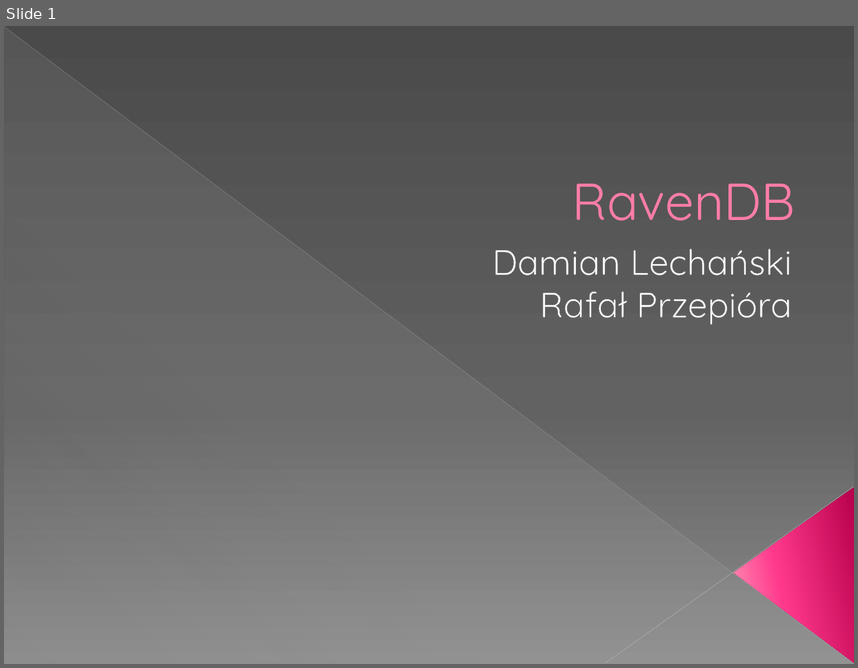
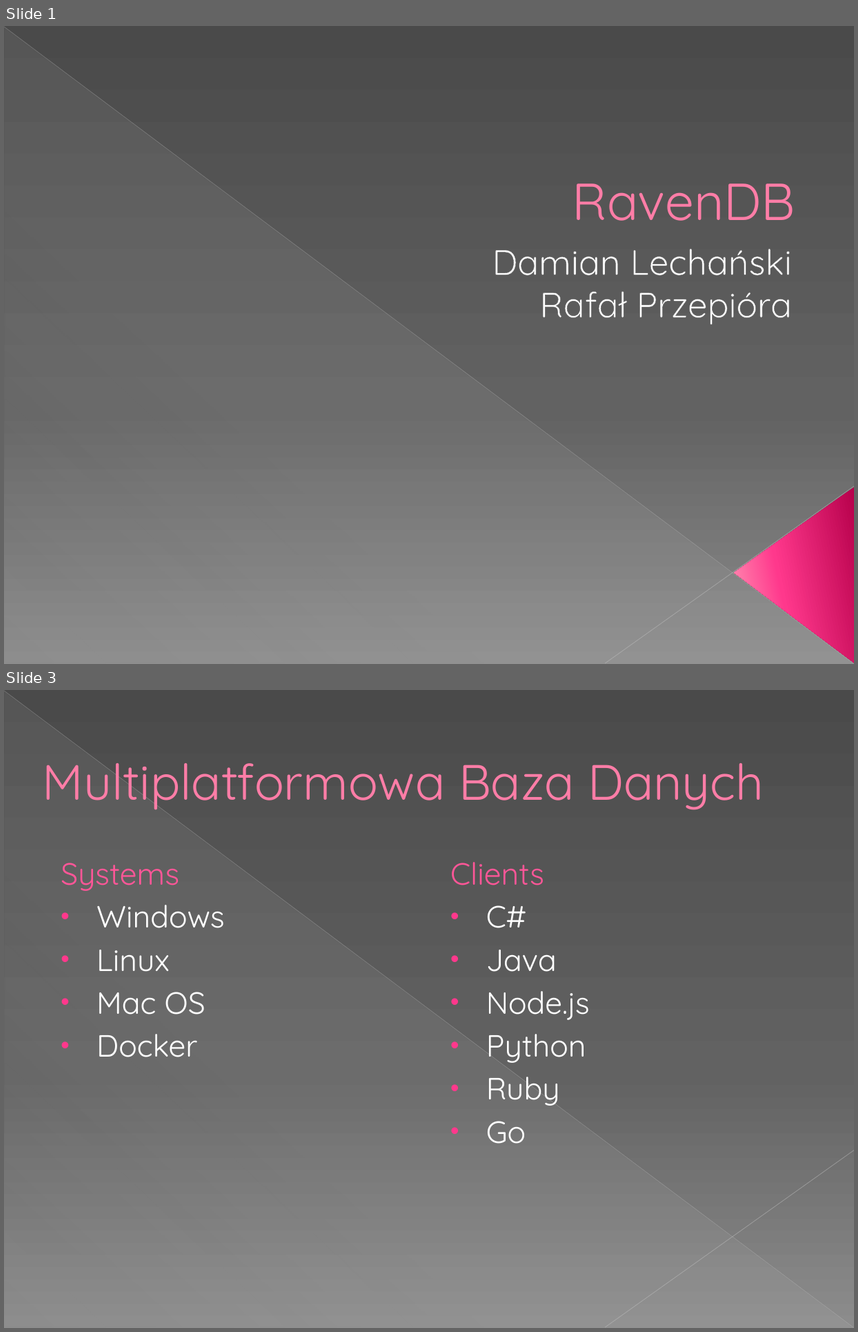
Before and after one commit to lechu7/RavenDB, a slide deck: RavenDB - prezentacja.pptx. Shown one above the other, each under a label of ours: slide 1 before the commit, slides 1 and 3 after it; the slides between them are not shown. The pictures are 858x668 and 858x1332 pixels, drawn with LibreOffice and Linux fonts; fonts in the diff are those of the drawing. Boxes give left, top, right and bottom in pixels: in the first picture for what was removed or moved away, otherwise in the second. Text is boxed around its words. In the diff, an @@ line names an element or a change of style, - is before the commit and + after.

```diff
--- a/RavenDB - prezentacja.pptx
+++ b/RavenDB - prezentacja.pptx
@@ slide 3 added at bbox=[4, 690, 854, 1328], background gradient #4A4A4A to #626262 to #8C8C8C; not listed: 3 template elements that a slide beside it also shows @@
@@ title added at bbox=[43, 763, 764, 810], 42 pt, text #FF7DA7 @@
+Multiplatformowa Baza Danych
@@ text added at bbox=[61, 862, 225, 1057], 26 pt, text #FFFFFF @@
+Systems
+• Windows
+• Linux
+• Mac OS
+• Docker
@@ text added at bbox=[450, 862, 590, 1143], 26 pt, text #FFFFFF @@
+Clients
+• C#
+• Java
+• Node.js
+• Python
+• Ruby
+• Go
```
Also in this commit, not shown: 2 slides changed, 1 other slide added, 1 slide removed, 33 other files.
